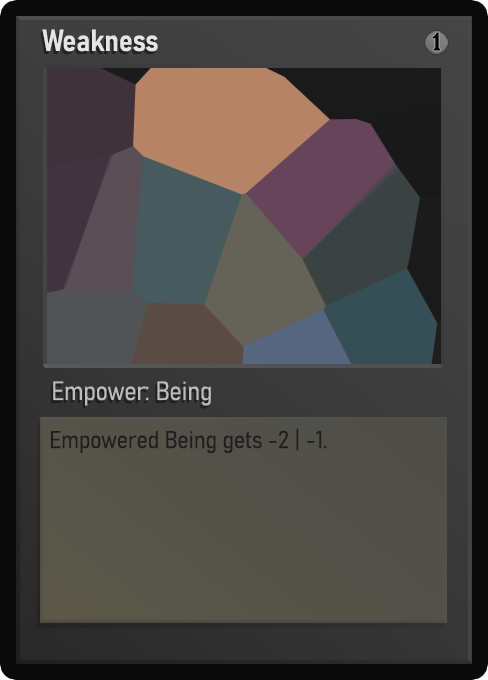
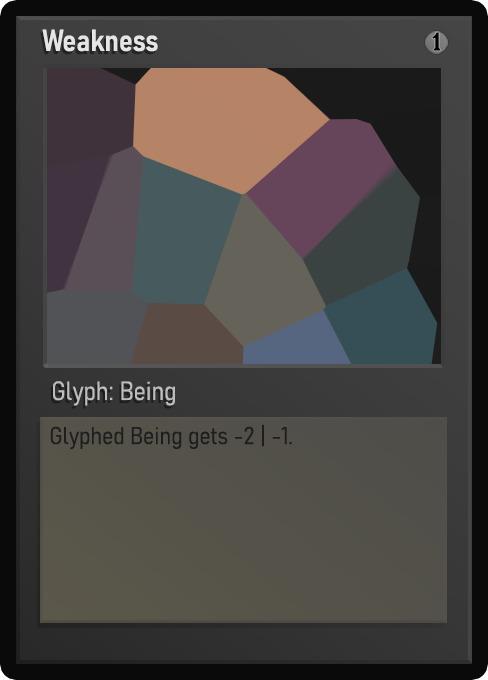
Comparing the layer stacks of the two 488×680 images. Changes:
painted on "Class" over [53, 381, 211, 406]
painted on "Desc_norm" over [50, 424, 327, 453]
